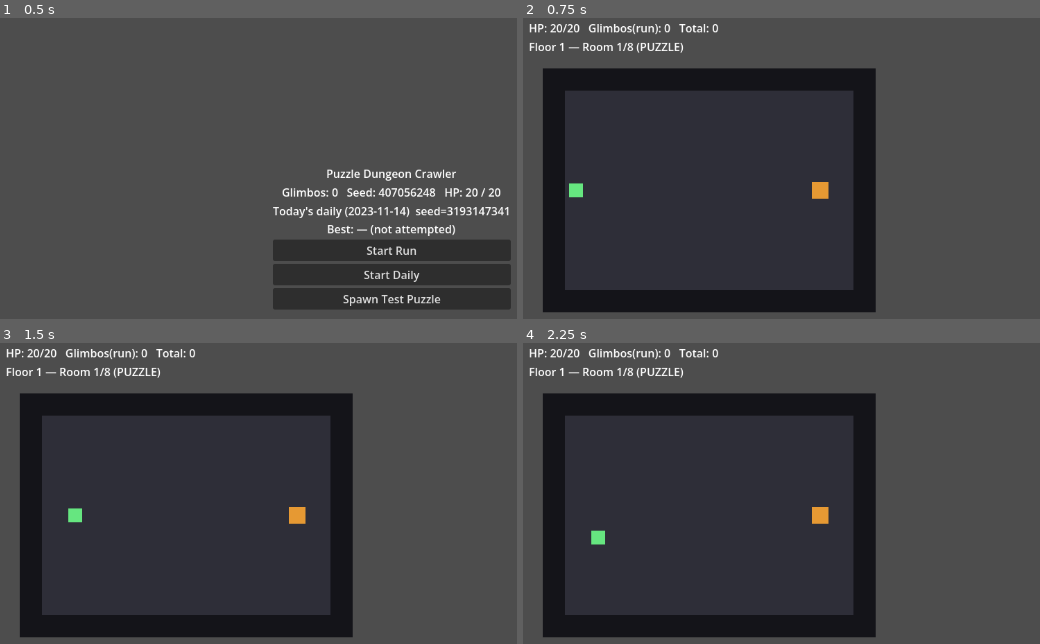
Above: before the commit, frames 1-4 (two rows, left to right).
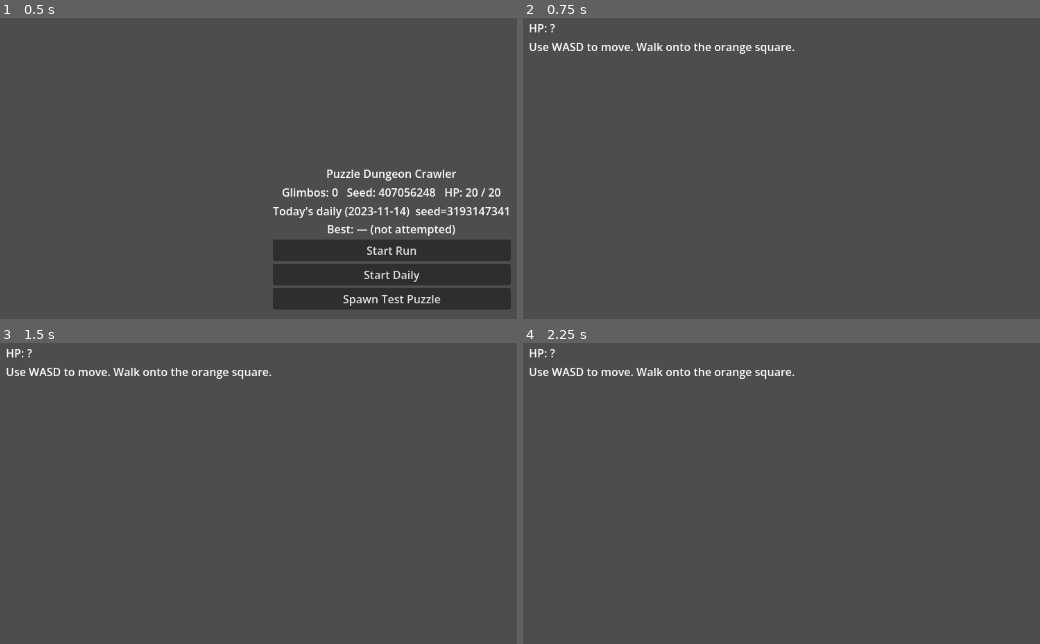
Above: after the commit, the same moments.

Repository: NickSanft/puzzle-dungeon-crawler
Game: Godot game, scene res://scenes/ui/main.tscn
Same seed, same stepped clock (60 frames per second), same inputs: the game is played once before the commit and once after it.
Inputs (mouse positions are in pixels of both pictures, inside the frame that each line leads up to):
- Up to frame 1 (0.5 s): no input
- Up to frame 2 (0.75 s): click "Start Run" at 0.5 s
- Up to frame 3 (1.5 s): tap Enter at 1.25 s; move the mouse to (outside the picture) at 1.27 s; hold D from 1.28 s (still down); click (outside the picture) at 1.42 s
- Up to frame 4 (2.25 s): tap Space at 2 s; move the mouse to (755, 583) at 2.02 s; release D at 2.03 s; hold S from 2.03 s (still down)

Frame 1 is identical in both runs. In frame 2, 53% of the frame differs, in the area x 1-69%, y 1-98%; in frame 3, 53%; in frame 4, 53%.
Error after the commit: Parse Error: Cannot infer the type of "end_scene" variable because the value doesn't have a set type. (res://scenes/dungeon/run_scene.gd:121)

Commit message:
feat(run): end-of-run summary screen and 1-floor win condition

Diff:
--- a/scenes/dungeon/run_scene.gd
+++ b/scenes/dungeon/run_scene.gd
@@ -106,6 +106,22 @@
 func _on_run_ended(won: bool) -> void:
 	_message.text = "Run ended — won: %s" % str(won)
 	_dungeon.set_active(false)
+	var elapsed: float = (Time.get_ticks_msec() - GameState.run_started_ticks) / 1000.0
+	var summary := {
+		"floor": GameState.current_floor,
+		"puzzles_run": GameState.puzzles_this_run,
+		"glimbos_run": GameState.glimbos_this_run,
+		"hp": GameState.hp,
+		"max_hp": GameState.max_hp,
+		"time_sec": elapsed,
+		"daily_key": GameState.daily_date_key,
+	}
+	var was_daily := GameState.is_daily_run
+	await get_tree().create_timer(0.8).timeout
+	var end_scene := load("res://scenes/ui/end_screen.tscn").instantiate()
+	end_scene.configure(won, summary, was_daily)
+	get_tree().root.add_child(end_scene)
+	queue_free()
 
 func _clear_overlay() -> void:
 	for c in _overlay.get_children():
--- /dev/null
+++ b/scenes/ui/end_screen.gd
@@ -0,0 +1,43 @@
+extends Control
+
+@onready var _headline: Label = $Panel/VBox/Headline
+@onready var _summary: Label = $Panel/VBox/Summary
+@onready var _title_btn: Button = $Panel/VBox/Actions/ToTitle
+@onready var _retry_btn: Button = $Panel/VBox/Actions/Retry
+
+var _won: bool = false
+var _was_daily: bool = false
+var _summary_data: Dictionary = {}
+
+func configure(won: bool, summary: Dictionary, was_daily: bool) -> void:
+	_won = won
+	_was_daily = was_daily
+	_summary_data = summary
+
+func _ready() -> void:
+	_title_btn.pressed.connect(_on_title)
+	_retry_btn.pressed.connect(_on_retry)
+	if _won:
+		_headline.text = "Run Complete!"
+	else:
+		_headline.text = "You Fell to the Puzzles"
+	var lines: Array[String] = []
+	lines.append("Floor reached: %d" % int(_summary_data.get("floor", 1)))
+	lines.append("Puzzles solved this run: %d" % int(_summary_data.get("puzzles_run", 0)))
+	lines.append("Glimbos earned this run: %d" % int(_summary_data.get("glimbos_run", 0)))
+	lines.append("HP at end: %d / %d" % [
+		int(_summary_data.get("hp", 0)),
+		int(_summary_data.get("max_hp", 0)),
+	])
+	lines.append("Time: %.1fs" % float(_summary_data.get("time_sec", 0.0)))
+	if _was_daily:
+		lines.append("")
+		lines.append("Daily seed: %s" % str(_summary_data.get("daily_key", "")))
+	_summary.text = "\n".join(lines)
+
+func _on_title() -> void:
+	get_tree().change_scene_to_file("res://scenes/ui/main.tscn")
+
+func _on_retry() -> void:
+	GameState.start_run(_was_daily)
+	get_tree().change_scene_to_file("res://scenes/dungeon/run_scene.tscn")
--- /dev/null
+++ b/scenes/ui/end_screen.tscn
@@ -0,0 +1,48 @@
+[gd_scene load_steps=2 format=3 uid="uid://f3e1n2d3s4c5r"]
+
+[ext_resource type="Script" path="res://scenes/ui/end_screen.gd" id="1_end"]
+
+[node name="EndScreen" type="Control"]
+layout_mode = 3
+anchors_preset = 15
+anchor_right = 1.0
+anchor_bottom = 1.0
+grow_horizontal = 2
+grow_vertical = 2
+script = ExtResource("1_end")
+
+[node name="Panel" type="PanelContainer" parent="."]
+layout_mode = 1
+anchors_preset = 8
+anchor_left = 0.5
+anchor_top = 0.5
+anchor_right = 0.5
+anchor_bottom = 0.5
+offset_left = -260.0
+offset_top = -180.0
+offset_right = 260.0
+offset_bottom = 180.0
+
+[node name="VBox" type="VBoxContainer" parent="Panel"]
+layout_mode = 2
+
+[node name="Headline" type="Label" parent="Panel/VBox"]
+layout_mode = 2
+text = "Run Complete"
+horizontal_alignment = 1
+
+[node name="Summary" type="Label" parent="Panel/VBox"]
+layout_mode = 2
+text = "…"
+
+[node name="Actions" type="HBoxContainer" parent="Panel/VBox"]
+layout_mode = 2
+alignment = 1
+
+[node name="Retry" type="Button" parent="Panel/VBox/Actions"]
+layout_mode = 2
+text = "Retry"
+
+[node name="ToTitle" type="Button" parent="Panel/VBox/Actions"]
+layout_mode = 2
+text = "Return to Title"
--- a/scripts/core/game_state.gd
+++ b/scripts/core/game_state.gd
@@ -11,6 +11,7 @@
 var max_hp: int = STARTING_HP
 var hp: int = STARTING_HP
 var glimbos_this_run: int = 0
+var puzzles_this_run: int = 0
 var current_floor: int = 0
 var room_index: int = 0
 var is_daily_run: bool = false
@@ -22,6 +23,7 @@
 	max_hp = STARTING_HP + _bonus_max_hp()
 	hp = max_hp
 	glimbos_this_run = 0
+	puzzles_this_run = 0
 	current_floor = 1
 	room_index = 0
 	run_started_ticks = Time.get_ticks_msec()
@@ -47,6 +49,7 @@
 	if SaveSystem.has_unlock("glimbo_bonus"):
 		total += 1
 	glimbos_this_run += total
+	puzzles_this_run += 1
 	SaveSystem.add_glimbos(total)
 	SaveSystem.data.stats.puzzles_solved = int(SaveSystem.data.stats.puzzles_solved) + 1
 	SaveSystem.save_to_disk()
--- a/scripts/core/run_manager.gd
+++ b/scripts/core/run_manager.gd
@@ -4,6 +4,7 @@
 signal floor_completed(floor_num: int)
 
 const ROOMS_PER_FLOOR := 8
+const FLOORS_PER_RUN := 1
 
 enum RoomType { PUZZLE, SHOP, BOSS }
 
@@ -26,6 +27,9 @@
 	GameState.room_index += 1
 	if GameState.room_index >= _floor_plan.size():
 		floor_completed.emit(GameState.current_floor)
+		if GameState.current_floor >= FLOORS_PER_RUN:
+			GameState.end_run(true)
+			return
 		GameState.current_floor += 1
 		begin_floor()
 		return
